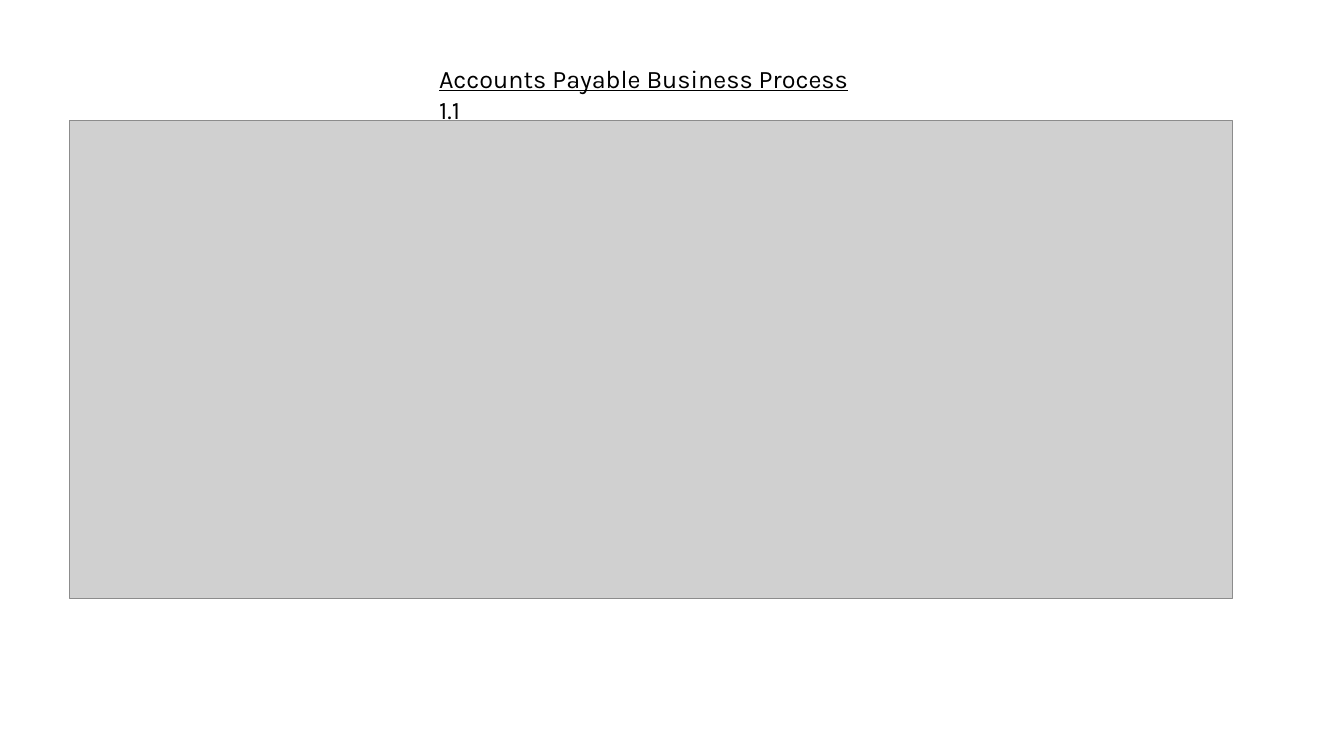
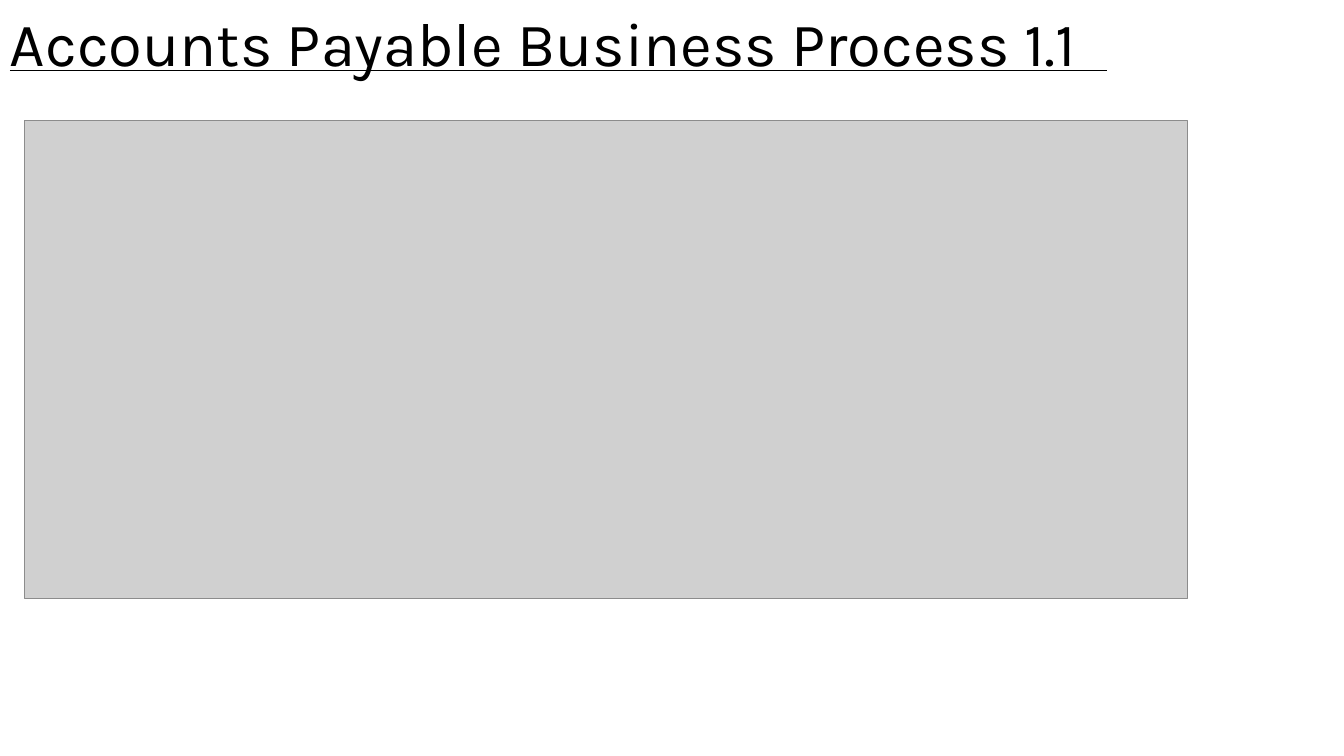
Before and after one commit to LouiGee/finalProjectBackEnd, a slide deck: slide 3 of Architecture Documents.pptx. Drawn at 1344x756 pixels with LibreOffice and Linux fonts; fonts in the diff are those of the drawing; grey boxes stand for pictures. Boxes give left, top, right and bottom in pixels: in the first picture for what was removed or moved away, otherwise in the second. Text is boxed around its words. In the diff, an @@ line names an element or a change of style, - is before the commit and + after.

```diff
--- a/Architecture Documents.pptx
+++ b/Architecture Documents.pptx
@@ text "Accounts Payable Business Process 1.1": place and size @@
-text "Accounts Payable Business Process 1.1" at bbox=[439, 70, 848, 125]
+text "Accounts Payable Business Process 1.1" at bbox=[10, 23, 1076, 81]
@@ text "Accounts Payable Business Process 1.1" at bbox=[10, 23, 1076, 81]: size 18 to 44 pt @@
@@ picture: place and size @@
-picture at bbox=[70, 121, 1233, 599]
+picture at bbox=[24, 121, 1188, 599]
```
Also in this commit, not shown: 4 other slides changed, 4 slides added, 1 other file.
